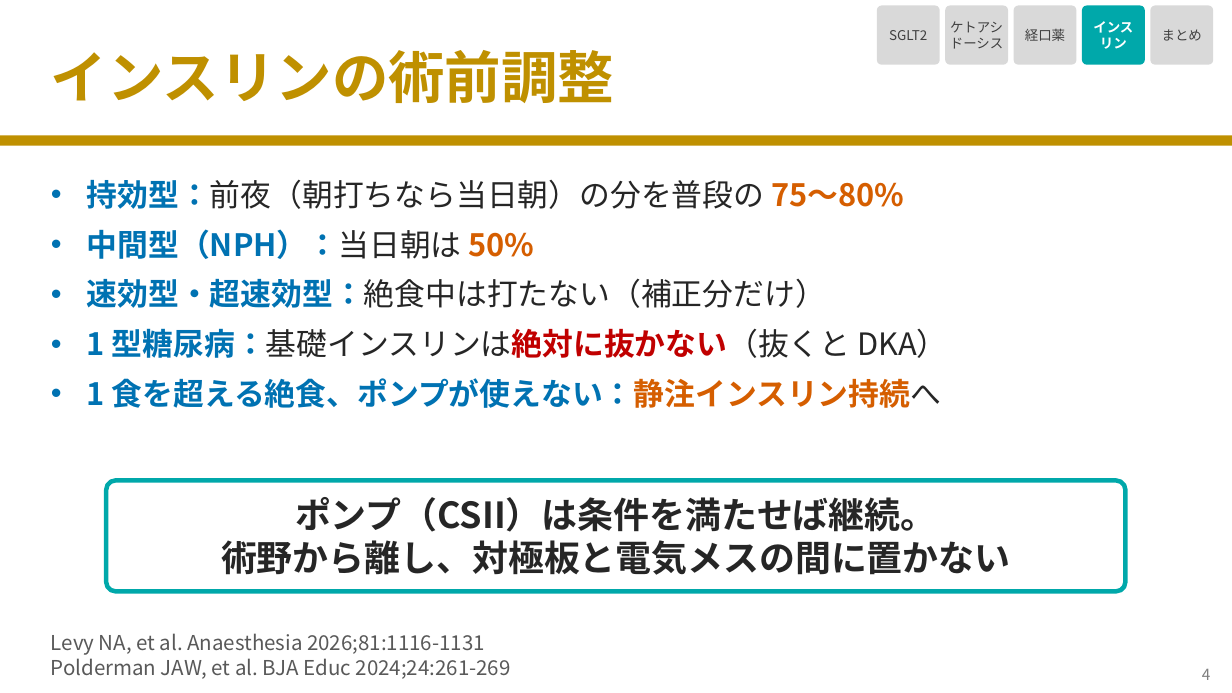
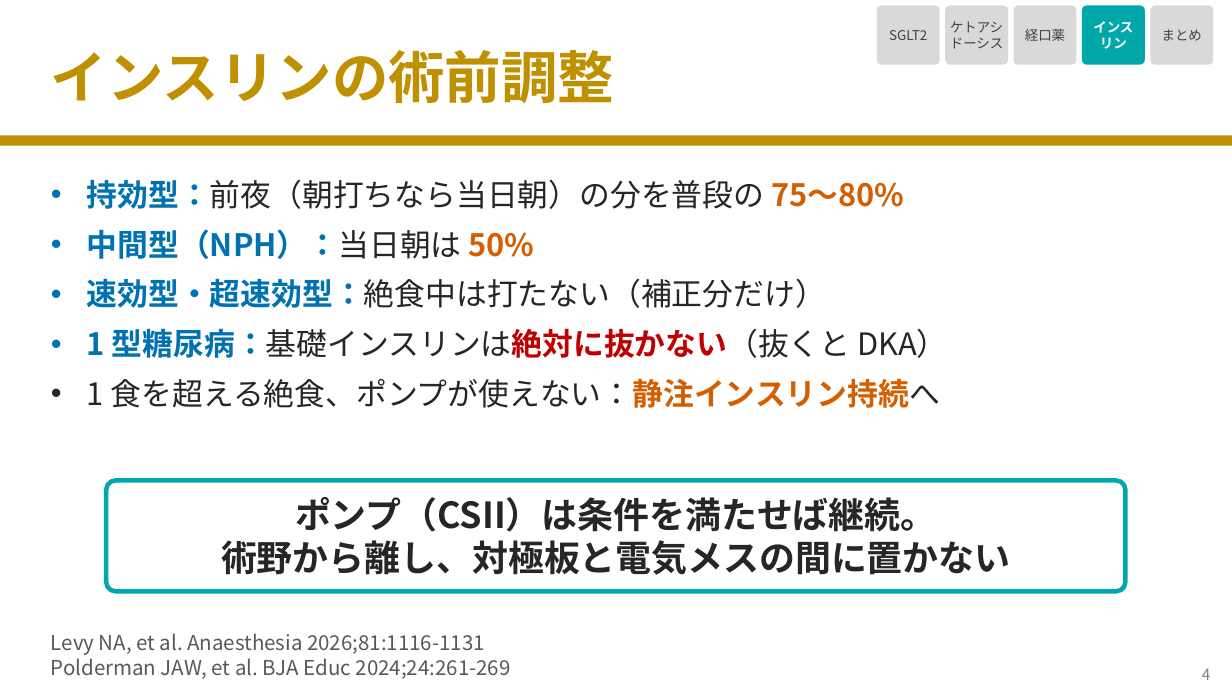
Before and after one commit to nobumitsu-3141/Anes-lecture, a slide deck: slide 5 of slides/4-13_diabetes_drugs/4-13_diabetes_drugs.pptx. Drawn at 1232x693 pixels with LibreOffice and Linux fonts; fonts in the diff are those of the drawing. Boxes give left, top, right and bottom in pixels: in the first picture for what was removed or moved away, otherwise in the second. Text is boxed around its words. In the diff, an @@ line names an element or a change of style, - is before the commit and + after.

```diff
--- a/slides/4-13_diabetes_drugs/4-13_diabetes_drugs.pptx
+++ b/slides/4-13_diabetes_drugs/4-13_diabetes_drugs.pptx
@@ text at [87, 378, 940, 408]: text colour #0072B2 to #262626, bold off in "1 食を超える絶食、ポンプが使えない：静注インスリン持続へ" @@
```
Also in this commit, not shown: 14 other files.
